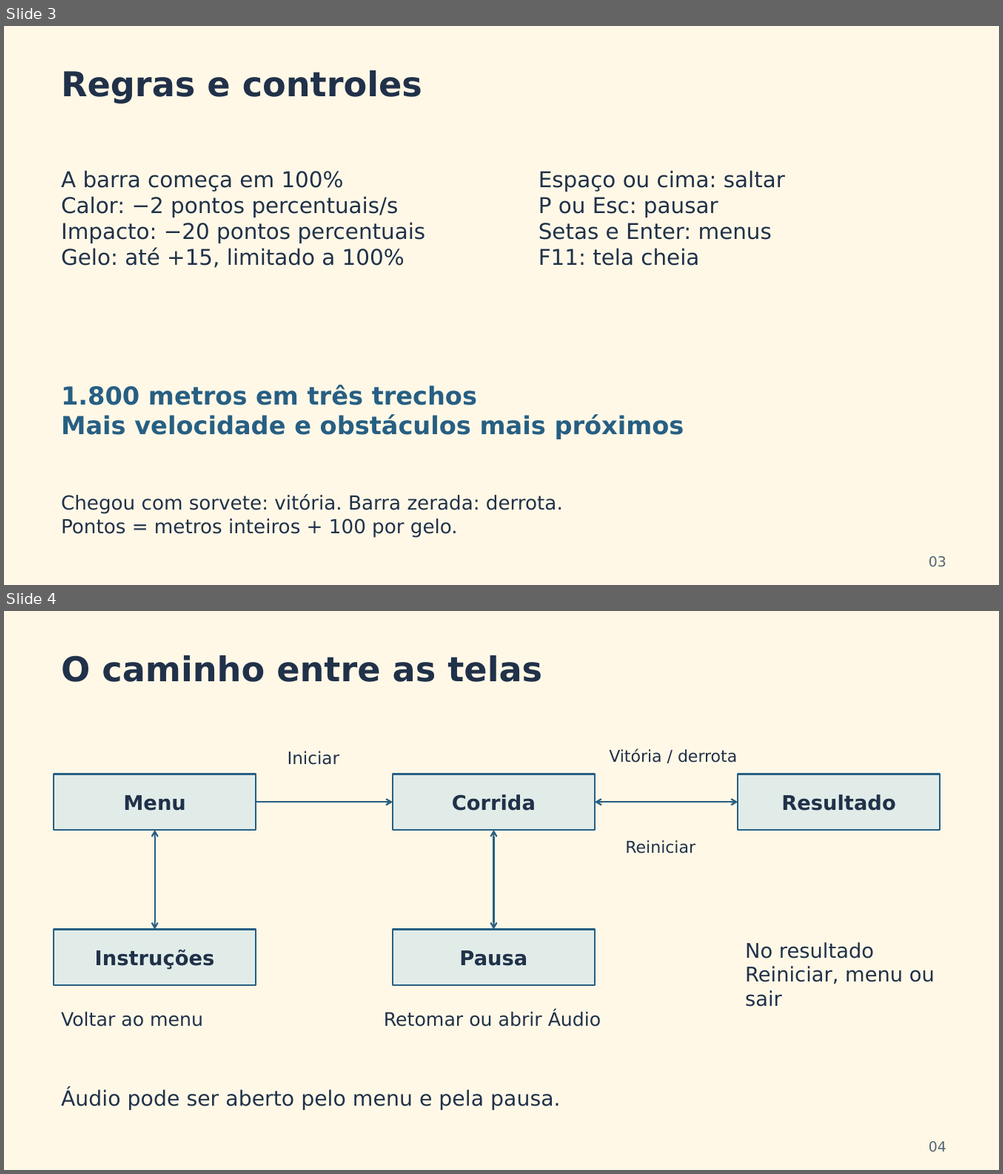
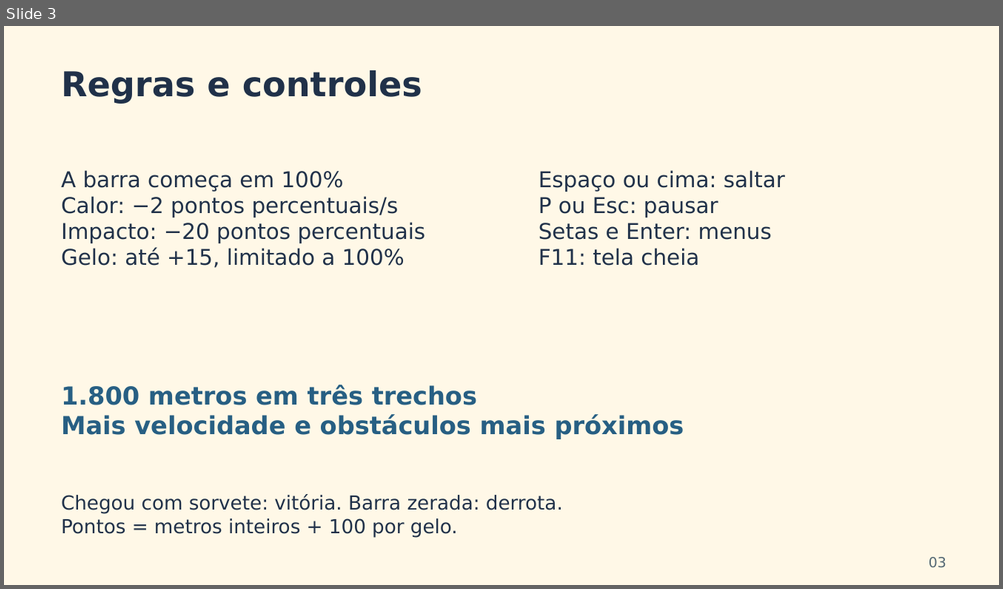
Before and after one commit to Danielpr614/corre-que-derrete, a slide deck: presentation/Corre_que_Derrete_Equipe_20261015.pptx. Shown one above the other, each under a label of ours: slides 3 and 4 before the commit, slide 3 after it. The pictures are 1003x1174 and 1003x589 pixels, drawn with LibreOffice and Linux fonts; fonts in the diff are those of the drawing. Boxes give left, top, right and bottom in pixels: in the first picture for what was removed or moved away, otherwise in the second. Text is boxed around its words. In the diff, an @@ line names an element or a change of style, - is before the commit and + after.

```diff
--- a/presentation/Corre_que_Derrete_Equipe_20261015.pptx
+++ b/presentation/Corre_que_Derrete_Equipe_20261015.pptx
@@ slide 4 removed at (x1=4, y1=611, x2=999, y2=1170), background #FFF8E7 @@
@@ text removed at (x1=61, y1=655, x2=542, y2=682) @@
-O caminho entre as telas
@@ text removed at (x1=287, y1=751, x2=339, y2=765) @@
-Iniciar
@@ text removed at (x1=609, y1=749, x2=737, y2=763) @@
-Vitória / derrota
@@ rectangle removed at (x1=54, y1=775, x2=256, y2=830) @@
-Menu
@@ rectangle removed at (x1=392, y1=775, x2=595, y2=830) @@
-Corrida
@@ rectangle removed at (x1=737, y1=775, x2=939, y2=830) @@
-Resultado
@@ arrow removed from (256, 802) to (392, 802) @@
@@ double arrow removed from (595, 802) to (737, 802) @@
@@ double arrow removed from (155, 830) to (155, 930) @@
@@ double arrow removed from (493, 830) to (493, 930) @@
@@ text removed at (x1=625, y1=840, x2=695, y2=854) @@
-Reiniciar
@@ rectangle removed at (x1=54, y1=930, x2=256, y2=985) @@
-Instruções
@@ rectangle removed at (x1=392, y1=930, x2=595, y2=985) @@
-Pausa
@@ text removed at (x1=745, y1=943, x2=934, y2=1007) @@
-No resultado
-Reiniciar, menu ou sair
@@ text removed at (x1=61, y1=1012, x2=203, y2=1027) @@
-Voltar ao menu
@@ text removed at (x1=384, y1=1011, x2=601, y2=1027) @@
-Retomar ou abrir Áudio
@@ text removed at (x1=61, y1=1089, x2=560, y2=1111) @@
-Áudio pode ser aberto pelo menu e pela pausa.
@@ text removed at (x1=928, y1=1142, x2=946, y2=1153) @@
-04
```
Also in this commit, not shown: 2 slides changed, 3 slides added, 9 other slides removed, 6 other files.
